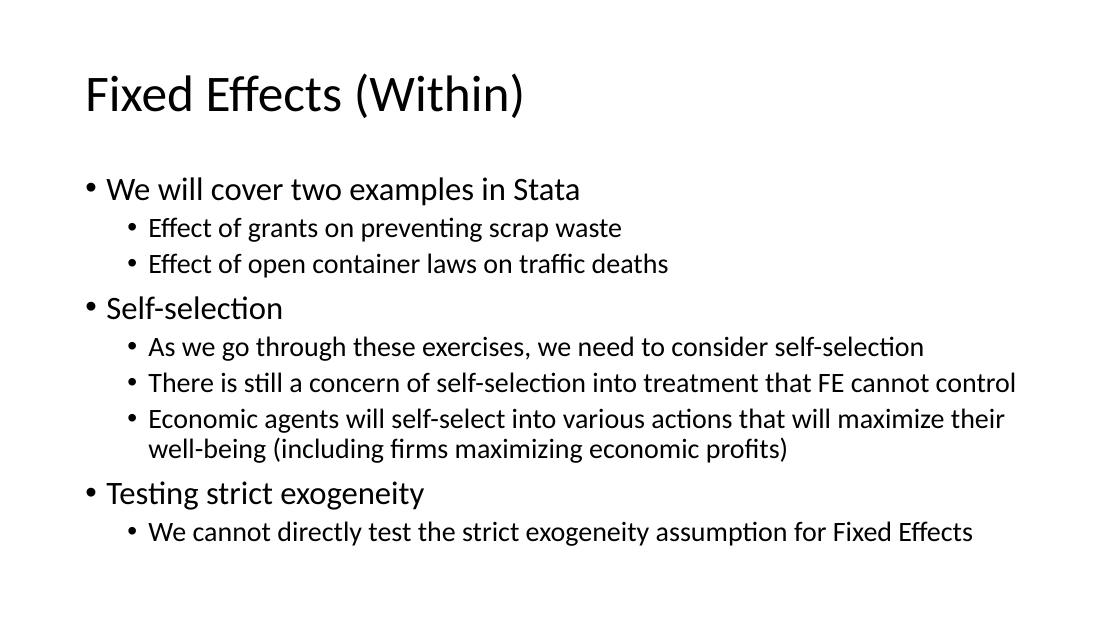
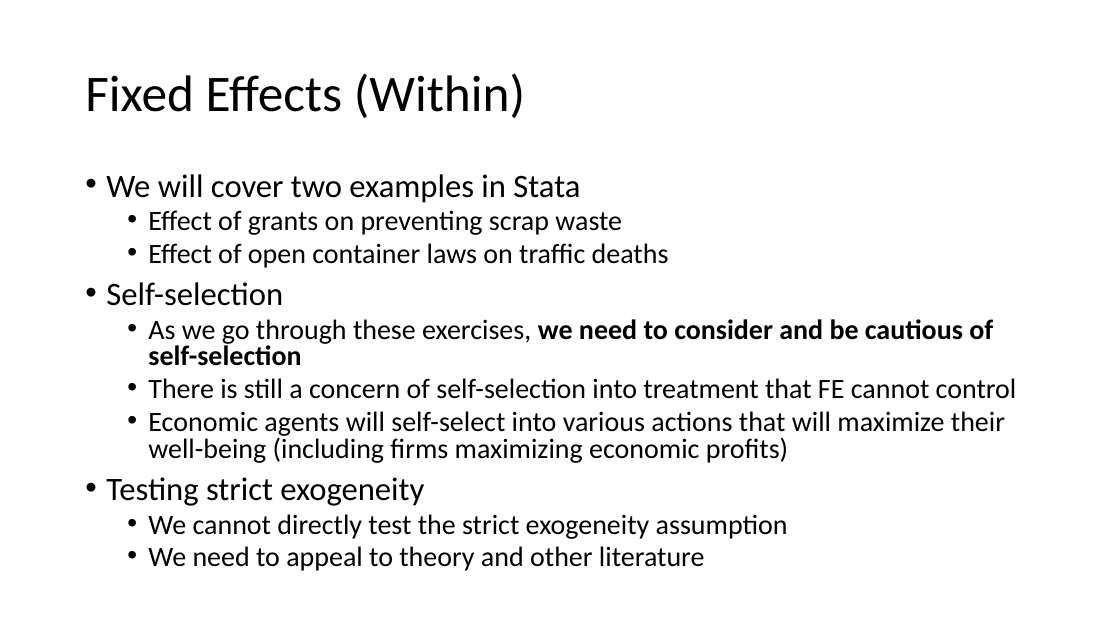
Before and after one commit to rowesamuel/Econ645, a slide deck: slide 21 of Slides/Week_5_Natural_Exp_DD.pptx (slide 5 before the commit). Drawn at 1120x630 pixels with LibreOffice and Linux fonts; fonts in the diff are those of the drawing. Boxes give left, top, right and bottom in pixels: in the first picture for what was removed or moved away, otherwise in the second. Text is boxed around its words. In the diff, an @@ line names an element or a change of style, - is before the commit and + after.

```diff
--- a/Slides/Week_5_Natural_Exp_DD.pptx
+++ b/Slides/Week_5_Natural_Exp_DD.pptx
@@ text at [106,174,1017,506]: line spacing 0.9 to 0.8 @@
@@ text at [148,319,993,366]: text changed; bold on @@
-  • As we go through these exercises, we need to consider self-selection
+  • As we go through these exercises, we need to consider and be cautious of self-selection
@@ text at [148,514,788,571]: text changed @@
-  • We cannot directly test the strict exogeneity assumption for Fixed Effects
+  • We cannot directly test the strict exogeneity assumption
+  • We need to appeal to theory and other literature
```
Also in this commit, not shown: 10 other slides changed, 16 slides added, 11 other files.
